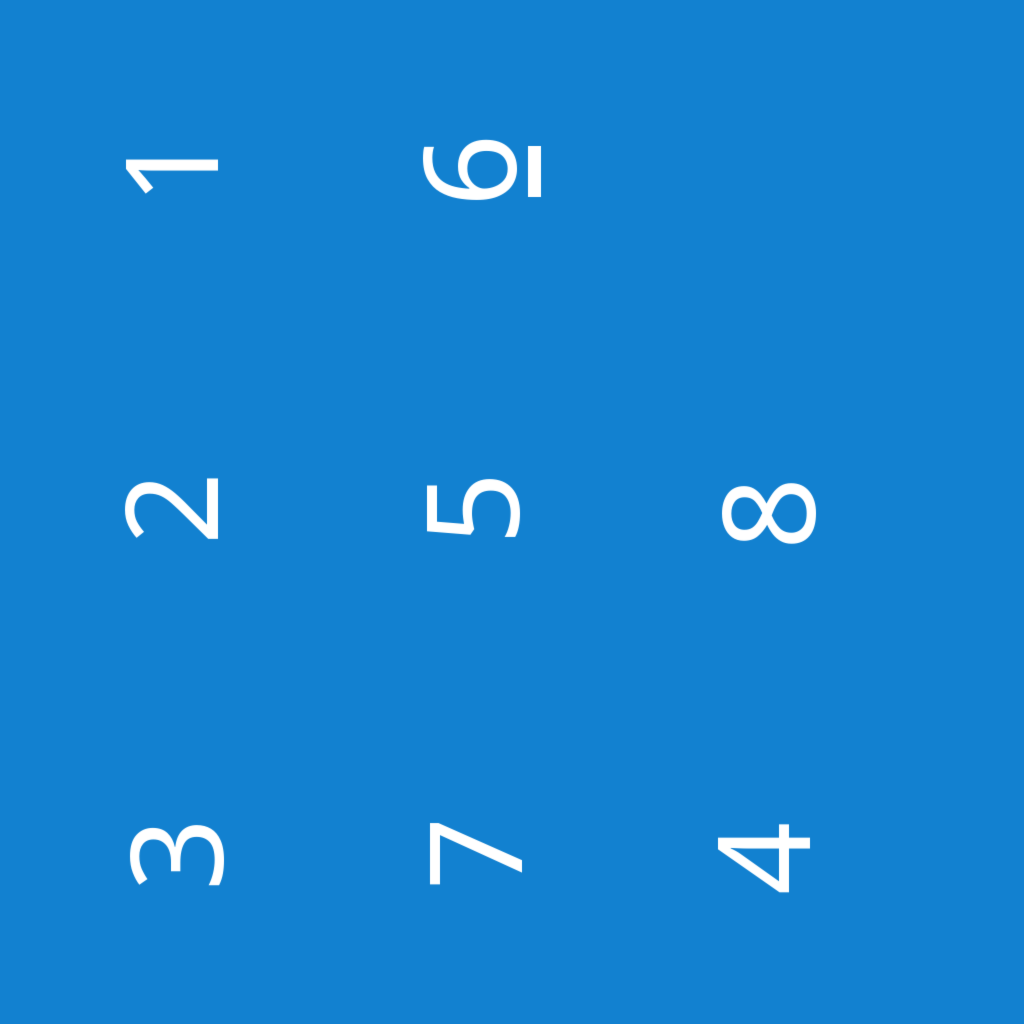
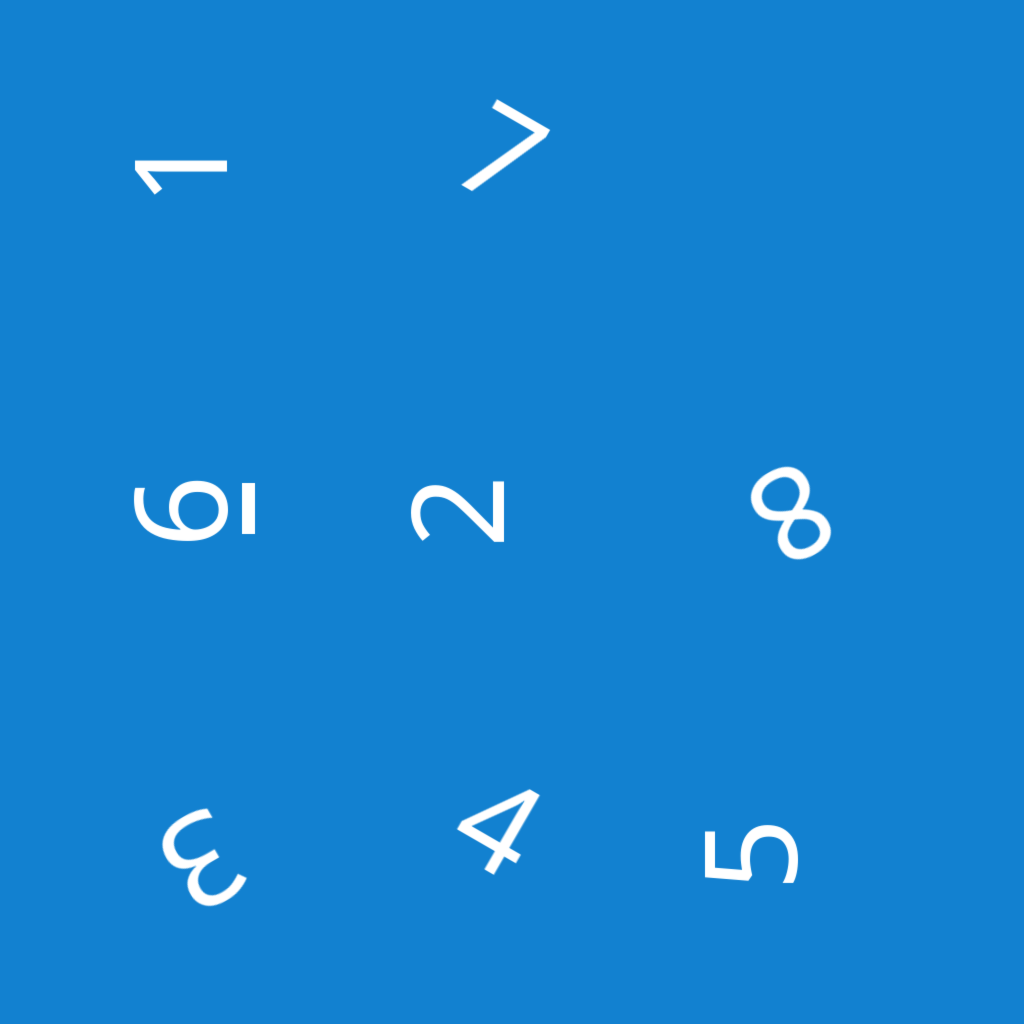
Layer changes from the first (1024, 1024) image to the second:
added layer "8" above "7" over [749, 465, 832, 561]
renamed "6 Underline" to "7", moved it above "6", painted on it over [460, 98, 551, 198]
renamed "2" to "6", moved it above "6u", painted on it over [124, 477, 229, 542]
removed layer "1" over [125, 158, 219, 195]
added layer "6u" above "5" over [241, 482, 256, 535]
renamed "8" to "5", painted on it over [704, 482, 817, 884]
renamed "7" to "4", painted on it over [429, 788, 541, 886]
renamed "6" to "3", painted on it over [161, 138, 518, 907]
renamed "5" to "2", painted on it over [410, 478, 521, 543]
renamed "4" to "1", painted on it over [134, 159, 811, 894]
removed layer "3" over [129, 824, 225, 887]
